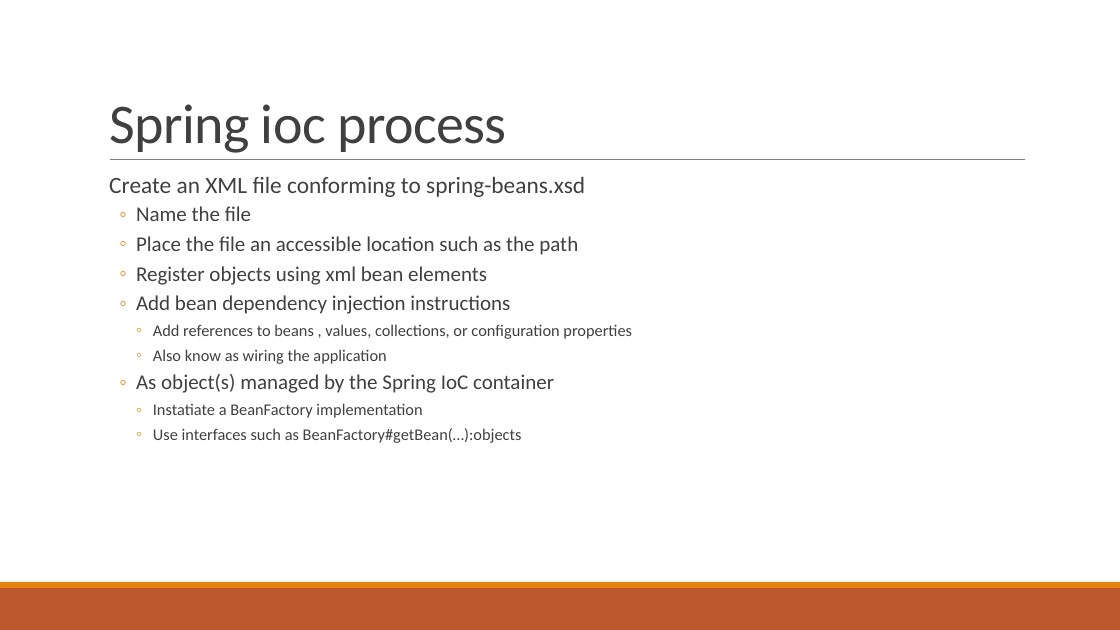
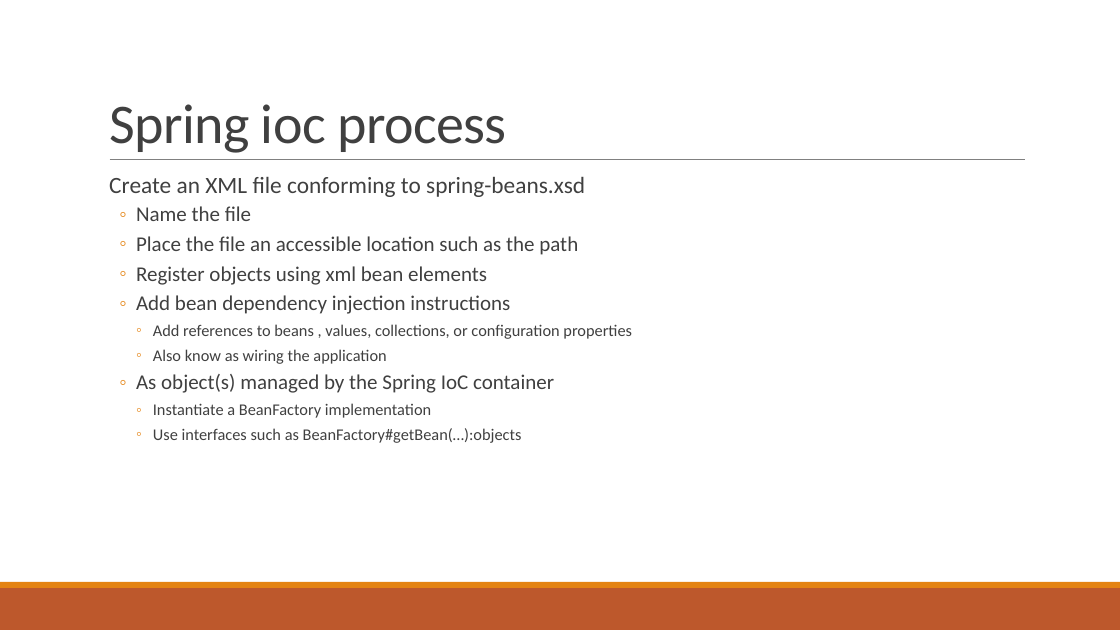
Before and after one commit to haminh10/JAVA_course_Spring_Hibernate_JPA, a slide deck: slide 16 of course/spring_lecture2.pptx. Drawn at 1120x630 pixels with LibreOffice and Linux fonts; fonts in the diff are those of the drawing. Boxes give left, top, right and bottom in pixels: in the first picture for what was removed or moved away, otherwise in the second. Text is boxed around its words. In the diff, an @@ line names an element or a change of style, - is before the commit and + after.

Commit message:
spring course v2.1

```diff
--- a/course/spring_lecture2.pptx
+++ b/course/spring_lecture2.pptx
@@ text at [153, 403, 431, 418]: text changed @@
-    ◦ Instatiate a BeanFactory implementation
+    ◦ Instantiate a BeanFactory implementation
```
Also in this commit, not shown: 27 other slides changed, 8 other files.
